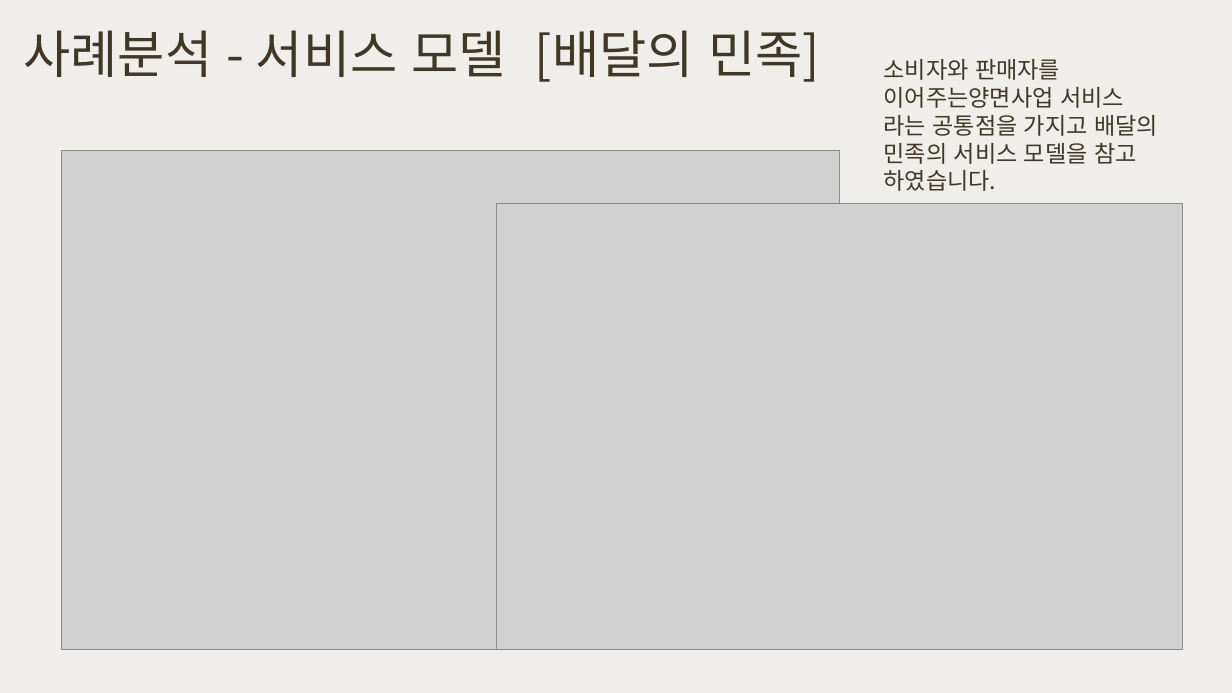
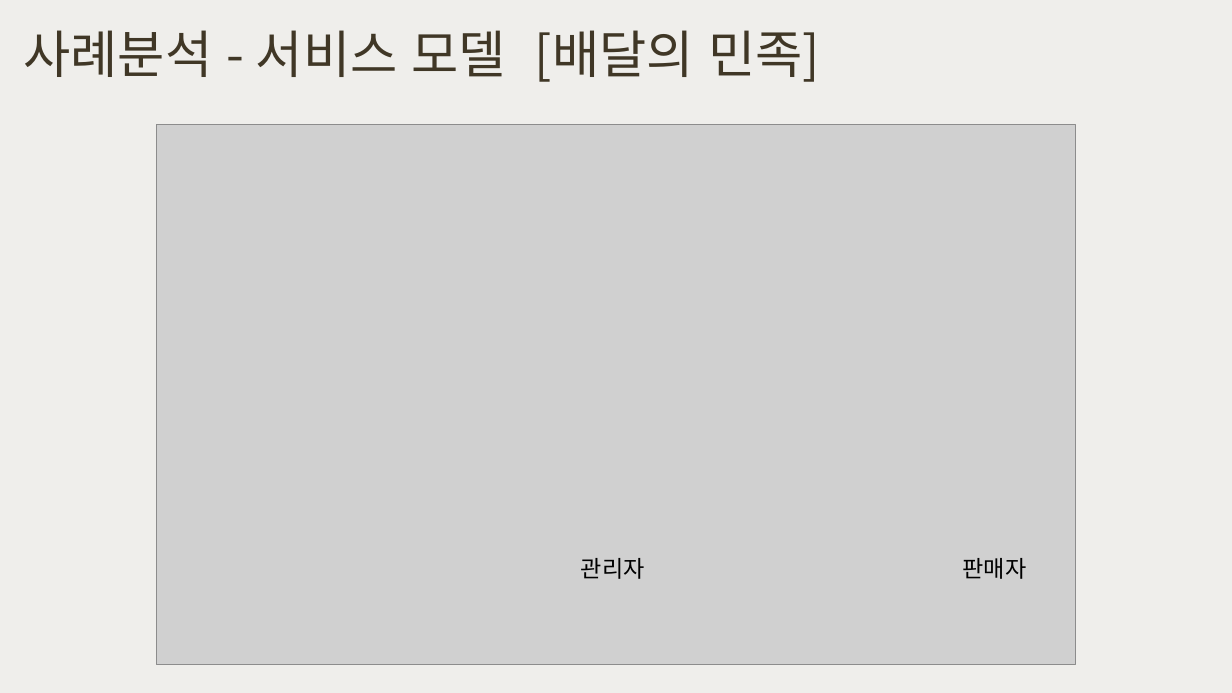
Before and after one commit to happyjane210/GIT2021-working, a slide deck: slide 10 of 9-project/1. 프로젝트 기획/주간 커-피 (초안).pptx (slide 9 before the commit). Drawn at 1232x693 pixels with LibreOffice and Linux fonts; fonts in the diff are those of the drawing; grey boxes stand for pictures. Boxes give left, top, right and bottom in pixels: in the first picture for what was removed or moved away, otherwise in the second. Text is boxed around its words. In the diff, an @@ line names an element or a change of style, - is before the commit and + after.

```diff
--- a/9-project/1. 프로젝트 기획/주간 커-피 (초안).pptx
+++ b/9-project/1. 프로젝트 기획/주간 커-피 (초안).pptx
@@ text removed at (884,59,1158,191) @@
-소비자와 판매자를 이어주는양면사업 서비스 라는 공통점을 가지고 배달의 민족의 서비스 모델을 참고 하였습니다.
@@ picture: place and size @@
-picture at (62,150,839,649)
+picture at (156,125,1076,665)
@@ picture removed at (496,204,1182,650) @@
@@ text added at (581,558,645,579), 18 pt, text #000000 @@
+관리자
@@ text added at (963,558,1027,579), 18 pt, text #000000 @@
+판매자
```
Also in this commit, not shown: 8 other slides changed, 1 slide added, 1 slide removed, 4 other files.
